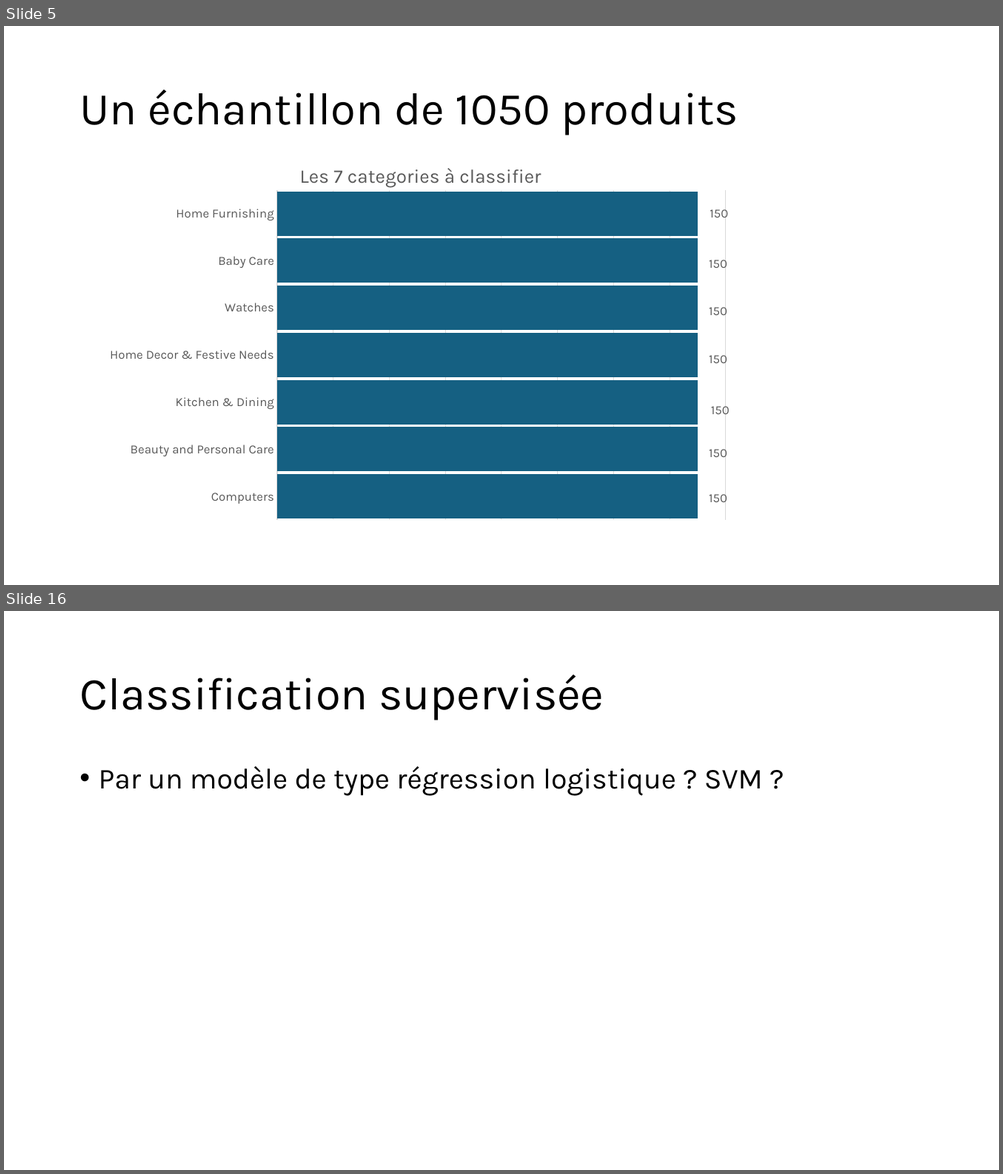
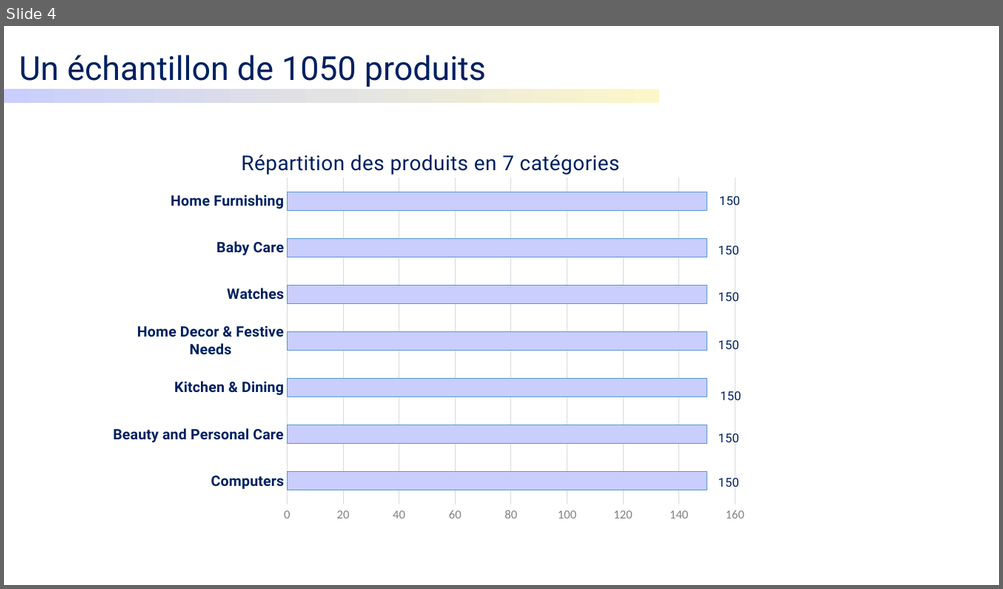
Before and after one commit to Hedredo/oc_projet_6, a slide deck: 5_presentation_072024.pptx. Shown one above the other, each under a label of ours: slides 5 and 16 before the commit, slide 4 after it; the slides between them are not shown. The pictures are 1003x1174 and 1003x589 pixels, drawn with LibreOffice and Linux fonts; fonts in the diff are those of the drawing. Boxes give left, top, right and bottom in pixels: in the first picture for what was removed or moved away, otherwise in the second. Text is boxed around its words. In the diff, an @@ line names an element or a change of style, - is before the commit and + after.

```diff
--- a/5_presentation_072024.pptx
+++ b/5_presentation_072024.pptx
@@ slide 16 removed at bbox=[4, 611, 999, 1170], background #FFFFFF @@
@@ title removed at bbox=[79, 675, 603, 721] @@
-Classification supervisée
@@ text removed at bbox=[99, 766, 762, 796] @@
-• Par un modèle de type régression logistique ? SVM ?
@@ what was slide 5 is now slide 4 @@
@@ slide 4 changed as well @@
@@ text "Un échantillon de 1050 produits": place and size @@
-text "Un échantillon de 1050 produits" at bbox=[79, 90, 738, 136]
+text "Un échantillon de 1050 produits" at bbox=[19, 55, 486, 87]
@@ text "Un échantillon de 1050 produits" at bbox=[19, 55, 486, 87]: size 44 to 32 pt, font Karla to Roboto, text colour #000000 to #002060; line spacing 0.9 to 1; vertical alignment middle to top @@
@@ rounded rectangle added at bbox=[4, 90, 659, 103], fill gradient #FCF7C9 to #E3E3E3 to #C9CEFC @@
@@ bar chart at bbox=[113, 136, 747, 522] @@
@@ title "Les 7 categories à classifier " to "Répartition des produits en 7 catégories " @@
@@ colour of Series 1 #156082 to #C9CEFC @@
@@ data labels of Series 1 changed @@
@@ category axis changed @@
@@ value axis changed @@
@@ bar spacing changed @@
@@ lettering changed @@
@@ bar chart: place and size @@
-bar chart at bbox=[104, 147, 738, 534]
+bar chart at bbox=[113, 136, 747, 522]
```
Also in this commit, not shown: 2 other slides changed, 22 slides added, 17 other slides removed, 14 other files.
